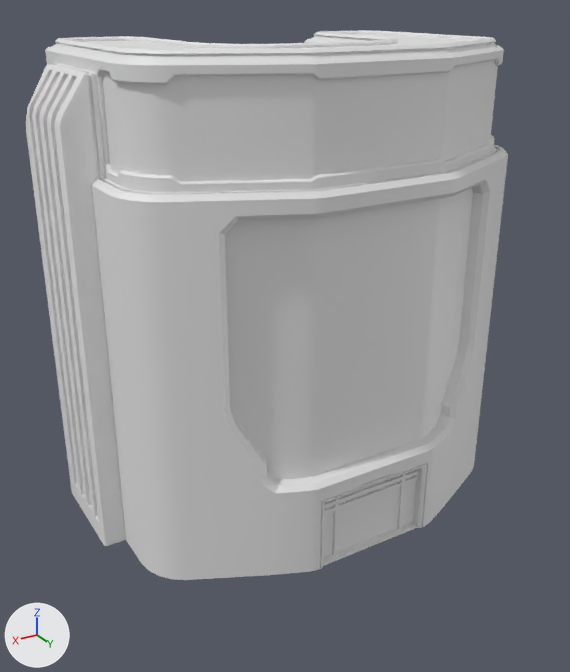
Before and after pictures for a commit that changed the FBX model Project/Assets/Resources/Shop/Shop.fbx.
Both versions are drawn from a 50 mm camera at (5.12, 7.33, 6.37) aimed at (0.24, -0.81, 2.3). The axes (+X, +Y, +Z) are drawn at lower left. The lights are the same throughout. Where no turn or scale is listed for an object, it has been applied to the vertices.

Before the edit, the objects in view are built like this:
```python
me_cube_005 = bpy.data.meshes.new('Cube.005')
me_cube_005.from_pydata(...)  # 936 vertices, 855 faces; spans x -2.62..2.62, y -3.0..0.95, z -2.23..3.69
me_cube_005.materials.append(mat_base_001)  # white #e7e7e7
me_cube_006 = bpy.data.meshes.new('Cube.006')
me_cube_006.from_pydata(...)  # 272 vertices, 230 faces; spans x -2.89..2.89, y -2.47..-0.73, z -2.69..2.98
me_cube_006.materials.append(mat_deco_001)  # white #e7e7e7
me_plane_002 = bpy.data.meshes.new('Plane.002')
me_plane_002.from_pydata(...)  # 68 vertices, 49 faces; spans x -0.737..0.737, y 0.0..0.033, z -0.653..0.321
me_plane_002.materials.append(mat_doors_002)  # white #e7e7e7
ob_base_002 = bpy.data.objects.new('Base.002', me_cube_005)
ob_base_002.location = (0.0, 0.0, 2.23)
ob_deco_001 = bpy.data.objects.new('Deco.001', me_cube_006)
ob_deco_001.location = (0.0, -0.07, 2.69)
ob_door_base_001 = bpy.data.objects.new('Door_base.001', me_plane_002)
ob_door_base_001.location = (0.0, 0.82, 0.65)
```
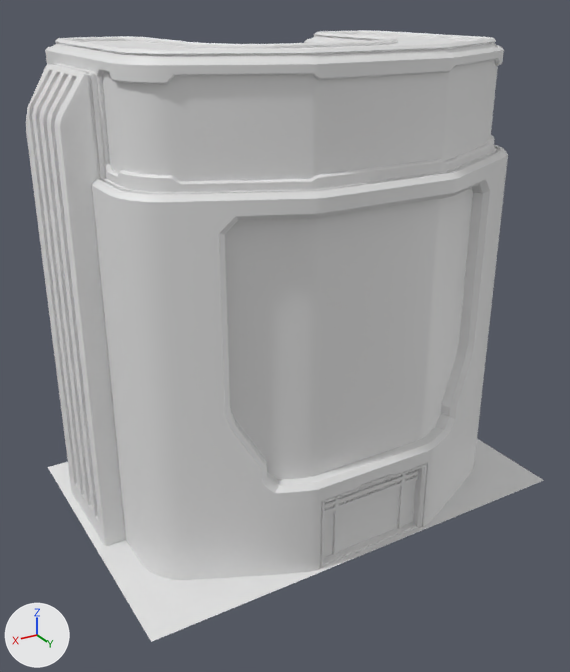
The newer file is also rescaled (x2.502), turned or shifted as a whole; pictures and numbers use the older file's frame.

Pixel boxes (x1, y1, x2, y2) of what changed, in the pictures (570 x 672 px):
'Shop', added
    after: (48, 439, 544, 642)

What changed in the scene script:
```text
Add me_plane_006:
    me_plane_006.from_pydata([(-3.0, -3.0, 0.0), (-1.0, -3.0, 0.0), (-1.0, -1.0, 0.0), (1.0, -3.0, 0.0), (3.0, -3.0, 0.0), (3.0, 1.0, 0.0), (-3.0, 1.0, 0.0), (1.0, -1.0, 0.0)], [], [(3, 4, 5, 7), (0, 1, 2, 6), (7, 5, 6, 2)])
Add ob_shop:
    ob_shop = bpy.data.objects.new('Shop', me_plane_006)
    ob_shop.location = (0.0, 0.0, 0.0)
```
